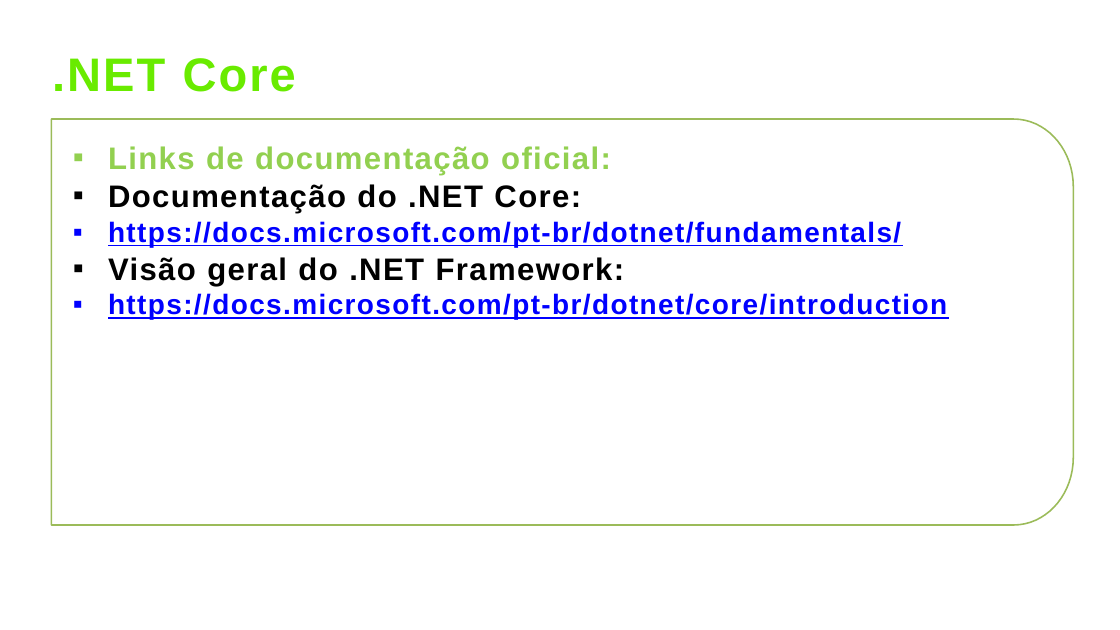
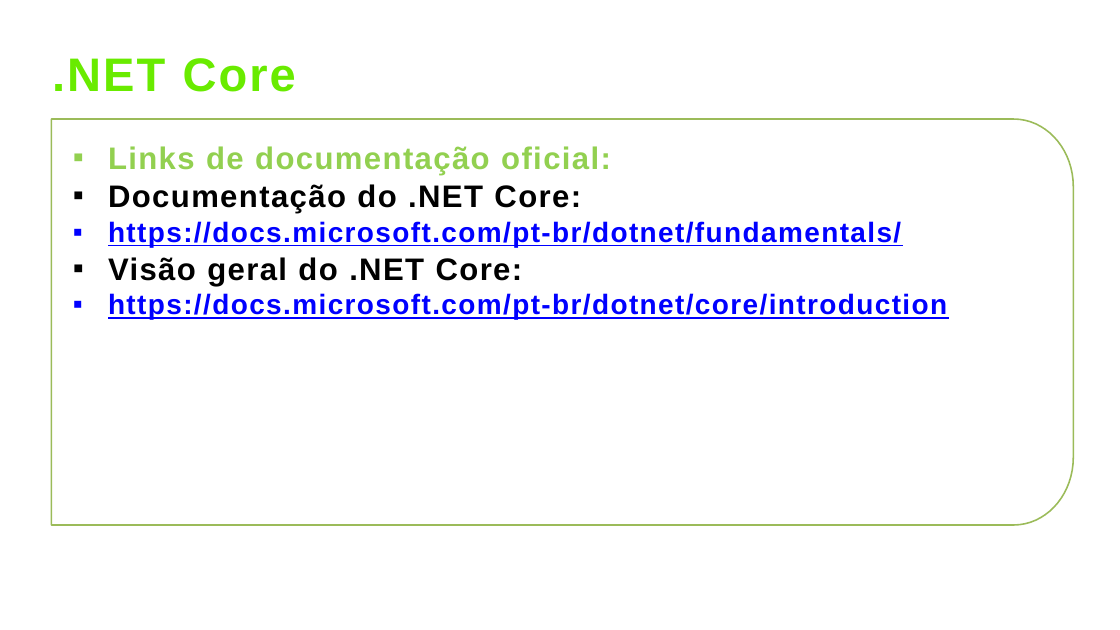
Before and after one commit to lsantoss/Treinamentos, a slide deck: slide 6 of #00 - Material de Apoio/00 - Fundamentos de C#/02 - Frameworks/PPTs/03 - .NET Core.pptx. Drawn at 1120x630 pixels with LibreOffice and Linux fonts; fonts in the diff are those of the drawing; background and template pictures are left out. Boxes give left, top, right and bottom in pixels: in the first picture for what was removed or moved away, otherwise in the second. Text is boxed around its words. In the diff, an @@ line names an element or a change of style, - is before the commit and + after.

```diff
--- a/#00 - Material de Apoio/00 - Fundamentos de C#/02 - Frameworks/PPTs/03 - .NET Core.pptx
+++ b/#00 - Material de Apoio/00 - Fundamentos de C#/02 - Frameworks/PPTs/03 - .NET Core.pptx
@@ text at [108, 257, 523, 286]: text changed @@
-▪ Visão geral do .NET Framework:
+▪ Visão geral do .NET Core:
```
Also in this commit, not shown: 18 other files.
